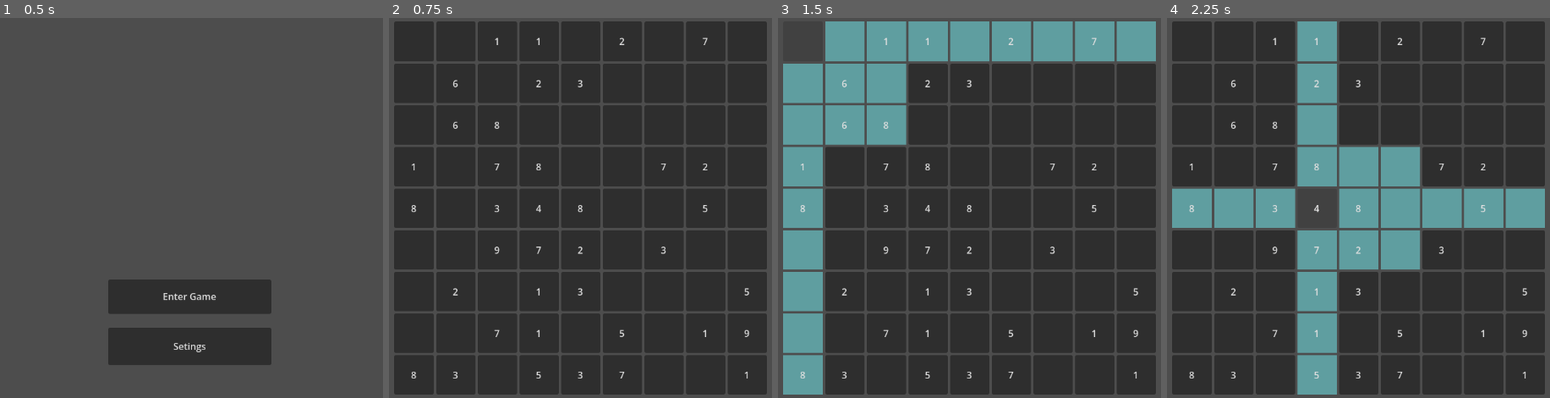
Above: before the commit, frames 1-4 (left to right).
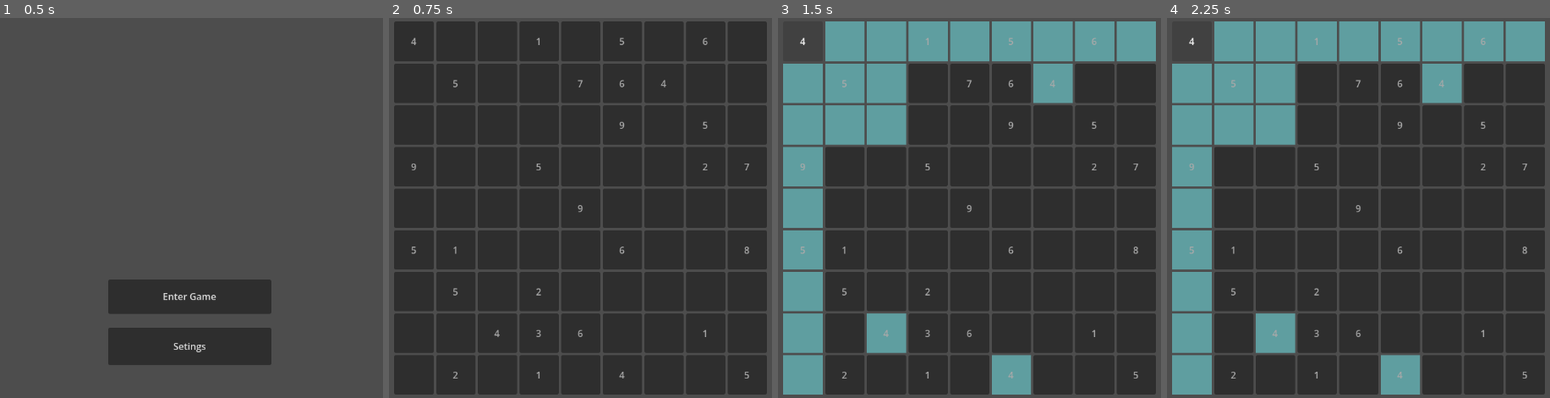
Above: after the commit, the same moments.

Repository: henbotb/Sudoku
Game: Godot game, scene res://Scenes/start_menu.tscn
Same seed, same stepped clock (60 frames per second), same inputs: the game is played once before the commit and once after it.
Inputs (mouse positions are in pixels of both pictures, inside the frame that each line leads up to):
- Up to frame 1 (0.5 s): no input
- Up to frame 2 (0.75 s): click "Enter Game" at 0.5 s
- Up to frame 3 (1.5 s): click (804, 40) at 1.27 s
- Up to frame 4 (2.25 s): click "4" at 2 s

Frame 1 is identical in both runs. In frame 2, 0.8% of the frame differs, in the area x 5-95%, y 5-95%; in frame 3, 4.0%; in frame 4, 43%, in the area x 1-99%, y 0-100%.

Commit message:
Added functionality to read in puzzles from string

Diff:
--- a/Scenes/settings_menu.tscn
+++ b/Scenes/settings_menu.tscn
@@ -91,8 +91,3 @@
 size_flags_horizontal = 0
 size_flags_vertical = 0
 text = "Set Highlight Color"
-
-[node name="Label2" type="Label" parent="MarginContainer/TabContainer/Board Settings" unique_id=2009795399]
-layout_mode = 2
-size_flags_horizontal = 4
-text = "Cell Settings"
--- a/Scripts/board.gd
+++ b/Scripts/board.gd
@@ -19,17 +19,27 @@
 
 func _ready() -> void:
 
-	if initialize_board() != OK:
+	if initialize_board("400050000105076009060400050900000510500090006027000008050004020200360104000010005") != OK:
 		printerr("Board didn't initialize correctly")
 
 	render_board()
 
 
-func initialize_board(board := []) -> Error:
-	if board != []:
-		# TODO: implement reading in other boards
-		return ERR_BUG
-
+func initialize_custom_board(board: String):
+	for house_ndx in range(NUM_HOUSES):
+		var house = GridContainer.new()
+		house.columns = HOUSE_COLS
+		house.size_flags_horizontal = Control.SIZE_EXPAND_FILL
+		house.size_flags_vertical = Control.SIZE_EXPAND_FILL
+
+		for cell in range(HOUSE_SIZE):
+			pass
+
+
+# TODO: Refactor this to support custom boards,
+# maybe make it so that it takes in the default values then appends to the string special things:
+# 000.102..182 + etc.
+func initialize_board(board := "000000000000000000000000000000000000000000000000000000000000000000000000000000000") -> Error:
 	self.columns = BIG_COLS
 
 	for house_ndx in range(NUM_HOUSES):
@@ -42,7 +52,12 @@
 
 		for cell_ndx in range(HOUSE_SIZE):
 			# setup button
-			var cell = Cell.new(house_ndx, cell_ndx, rng.randi_range(1, HOUSE_SIZE) if rng.randf() > 0.5 else -1)
+			var cell: Cell
+			if int(board) == 0:
+				cell = Cell.new(house_ndx, cell_ndx, rng.randi_range(1, HOUSE_SIZE) if rng.randf() > 0.5 else 0)
+			else:
+				print("Trying to initialize:\nHouse Index: %d, Cell Index: %d\nActual: %d" % [house_ndx, cell_ndx, int(board[house_ndx * 9 + cell_ndx])])
+				cell = Cell.new(house_ndx, cell_ndx, int(board[house_ndx * 9 + cell_ndx]), false, true)
 
 			# connect to function for recognition
 			cell.button_up.connect(cell_pressed.bind(cell))
@@ -68,7 +83,7 @@
 
 	if (
 		selected_cell == null
-		or (selected_cell.value == -1 and not config.get_value("board_settings", "highlight_empty_cells"))
+		or (selected_cell.value == 0 and not config.get_value("board_settings", "highlight_empty_cells"))
 	):
 		return
 
@@ -105,7 +120,7 @@
 		cell.highlight()
 
 func highlight_same_value(value: int):
-	if(value == -1):
+	if(value == 0):
 		return
 	get_tree().call_group(str(value), "highlight")
 
@@ -141,7 +156,6 @@
 
 	if event is InputEventKey and event.pressed:
 		unique_line_identifier += 1
-		print("\nReaching input event key %d" % unique_line_identifier)
 		if selected_cell == null:
 			return
 
@@ -149,13 +163,11 @@
 			return
 
 		if event.is_action_pressed("delete") or event.is_action_pressed("backspace"):
-			if selected_cell.value != -1:
-				selected_cell.value = -1
+			if selected_cell.value != 0:
+				selected_cell.value = 0
 
 		if KEY_1 <= event.keycode and event.keycode <= KEY_9:
-			print("Made it through keycode comparison %d" % unique_line_identifier)
 			if GameState.marking_mode == GameState.MarkingMode.CELL_CANDIDATE:
-				print("Made it to marking mode comparison %d" % unique_line_identifier)
 				selected_cell.candidates.toggle_candidate(event.keycode - KEY_0)
 			else:
 				selected_cell.value = event.keycode - KEY_0 #
--- a/Scripts/cell.gd
+++ b/Scripts/cell.gd
@@ -15,14 +15,18 @@
 var rng = RandomNumberGenerator.new()
 # }
 
-func _init(big_ndx: int, small_ndx, val := -1, highlighted := false, is_lock := false):
+func _init(big_ndx: int, small_ndx, val := 0, highlighted := false, is_lock := false):
 	big_index = big_ndx
 	small_index = small_ndx
 	value = val
 	is_highlighted = highlighted
-	is_locked = is_lock
+	is_locked = is_lock and val != 0
 	size_flags_horizontal = Control.SIZE_EXPAND_FILL
 	size_flags_vertical = Control.SIZE_EXPAND_FILL
+
+	if is_locked:
+		add_theme_color_override("font_color", Color.DARK_GRAY)
+
 	add_to_group(str(val))
 	add_to_group("cell")
 	candidates = Candidates.new()
@@ -33,11 +37,11 @@
 
 func initialize_candidates(cols: int, house_size: int):
 	candidates.initialize_candidates(cols, house_size)
-	candidates.visible = (value == -1)
+	candidates.visible = (value == 0)
 
 func render():
 	text = get_display_value(value)
-	candidates.visible = (value == -1)
+	candidates.visible = (value == 0)
 
 func highlight():
 	if not is_highlighted:
@@ -53,7 +57,7 @@
 
 
 static func get_display_value(val: int) -> String:
-	if val < 0:
+	if val == 0:
 		return ""
 	if 0 < val and val < 10:
 		return str(val)
